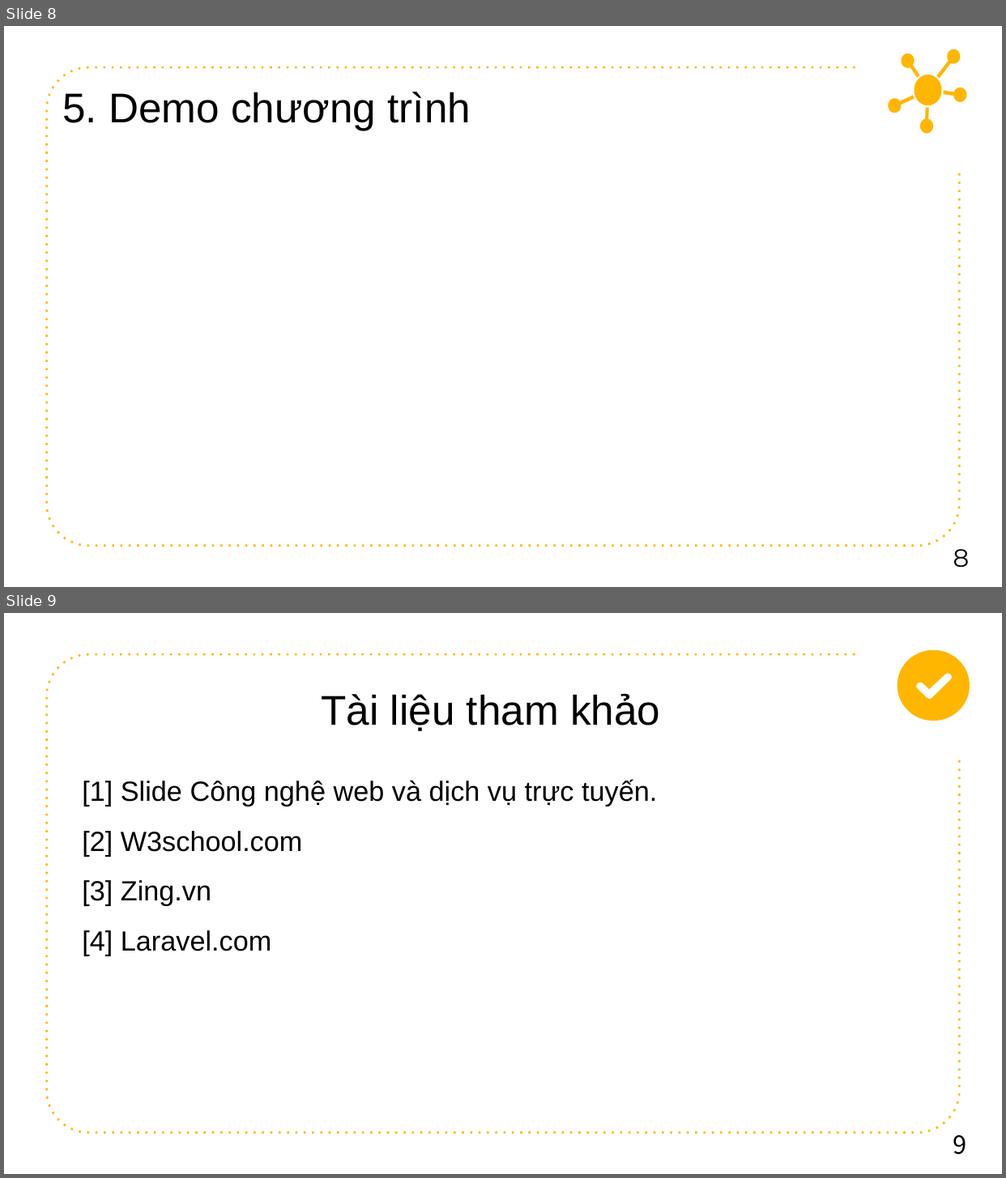
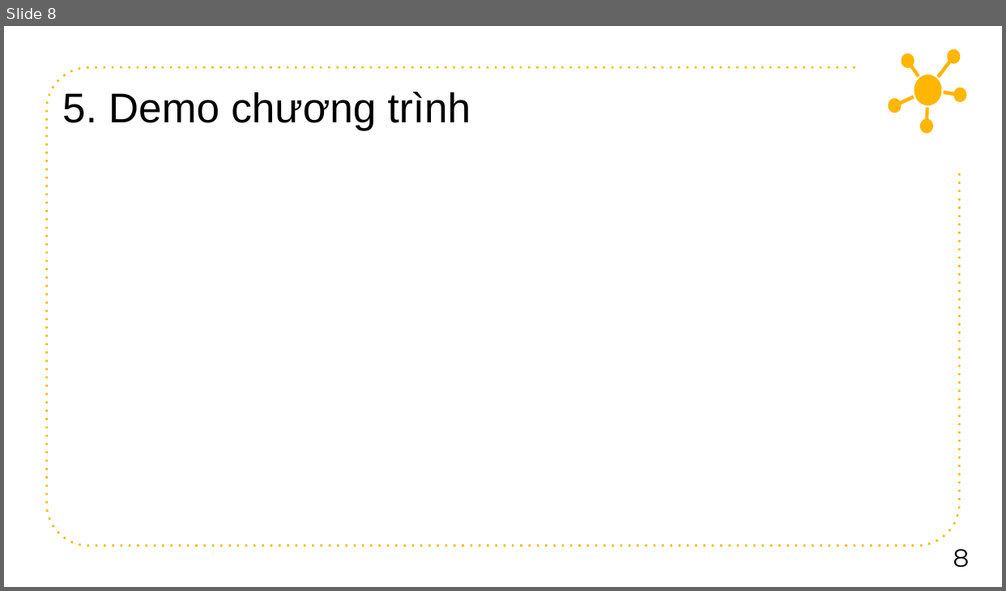
Before and after one commit to Project20172/Book_Store, a slide deck: Nhóm 11 - Website bán sách.pptx. Shown one above the other, each under a label of ours: slides 8 and 9 before the commit, slide 8 after it. The pictures are 1006x1178 and 1006x591 pixels, drawn with LibreOffice and Linux fonts; fonts in the diff are those of the drawing. Boxes give left, top, right and bottom in pixels: in the first picture for what was removed or moved away, otherwise in the second. Text is boxed around its words. In the diff, an @@ line names an element or a change of style, - is before the commit and + after.

```diff
--- a/Nhóm 11 - Website bán sách.pptx
+++ b/Nhóm 11 - Website bán sách.pptx
@@ slide 9 removed at (x1=4, y1=613, x2=1002, y2=1174), background #FFFFFF; not listed: 1 template element that a slide beside it also shows @@
@@ freeform shape removed at (x1=897, y1=650, x2=969, y2=721) @@
@@ text removed at (x1=321, y1=693, x2=660, y2=731) @@
-Tài liệu tham khảo
@@ text removed at (x1=82, y1=779, x2=657, y2=956) @@
-[1] Slide Công nghệ web và dịch vụ trực tuyến.
-[2] W3school.com
-[3] Zing.vn
-[4] Laravel.com
@@ page number removed at (x1=953, y1=1135, x2=967, y2=1155) @@
-9
```
Also in this commit, not shown: 3 other files.
